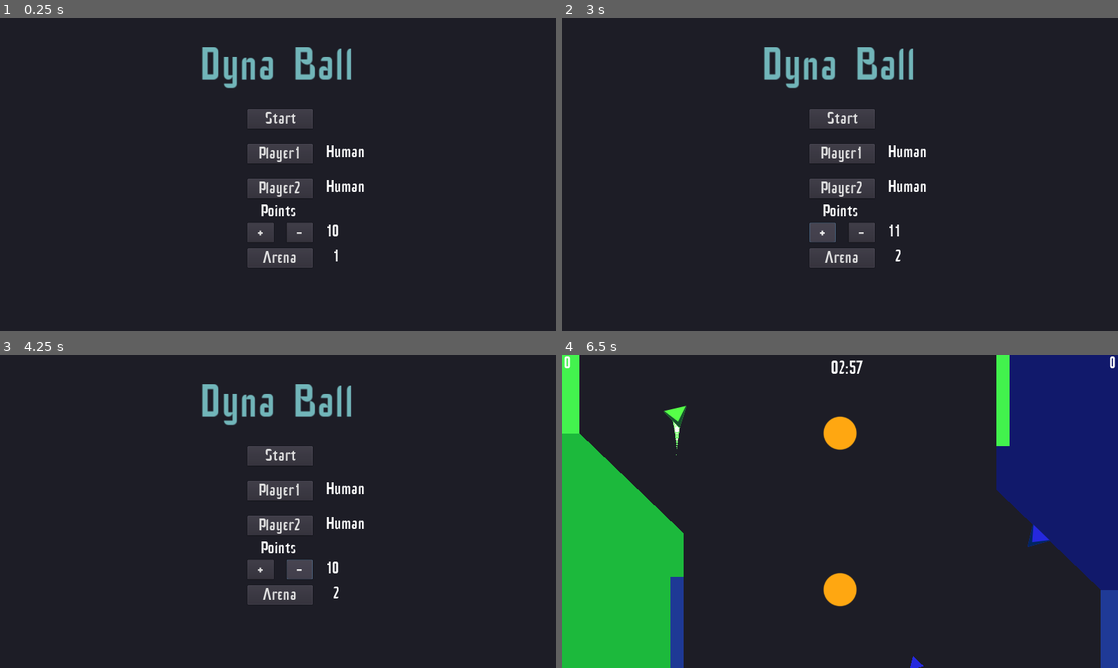
Above: before the commit, frames 1-4 (two rows, left to right).
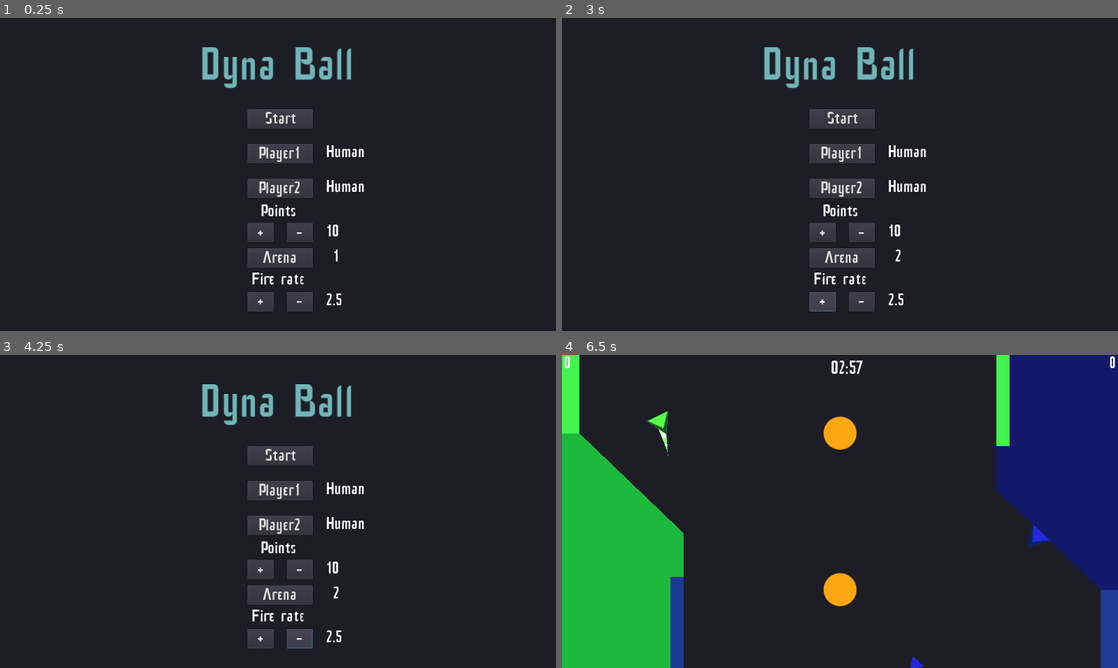
Above: after the commit, the same moments.

Repository: Skorpio-X/Bullet-Ball
Game: Godot game, scene res://start_menu.tscn
Two runs of this game, one before a commit and one after it. Both use one fixed random seed, a clock stepped at 60 frames per second and the inputs below.
Inputs:
- Up to frame 1 (0.25 s): no input
- Up to frame 2 (3 s): click "+" at 0.5 s; click "-" at 1.25 s; click "Arena" at 2 s; click "+" at 2.75 s
- Up to frame 3 (4.25 s): click "-" at 3.5 s
- Up to frame 4 (6.5 s): click "Start" at 4.25 s; tap Enter (restart) at 5 s; hold D (player1_right) 5.03-5.78 s; hold F (player1_shoot) 5.03-5.78 s; hold S (player1_back) from 5.78 s (still down); tap Ctrl (player2_shoot) at 5.85 s

The runs differ from the first frame. In frame 1, 0.8% of the frame differs, in the area x 44-62%, y 81-94%; in frame 2, 0.8%, in the area x 44-62%, y 65-94%; in frame 3, 0.8%; in frame 4, 0.4%.

Commit message:
Angular acceleration. Bots had wrong colors. Defense positions for map 2 and 3 added. Adjustable fire rate.

Diff:
--- a/Player.gd
+++ b/Player.gd
@@ -3,6 +3,7 @@
 
 var angle_speed = 3 #120
 var angle_change = 0
+var angle_acc = 0
 var vel_orig = Vector2(1, 0)
 var vel = Vector2(1, 0)
 var speed = 0
@@ -10,17 +11,17 @@
 var reset = false
 var start_pos = null
 var start_angle = null
-var shoot_timer = .5
-var shoot_time = 2.5  # Reset the timer to this value. Was 0.5.
+var shoot_timer = global.fire_rate
+var shoot_time = global.fire_rate  # Reset the timer to this value. Was 0.5, then 2.5.
 export(String) var move_forward = 'player1_forward'
 export(String) var move_back = 'player1_back'
 export(String) var move_left = 'player1_left'
 export(String) var move_right = 'player1_right'
 # Player 1 color: '57ff49', color_ready: 'ccffcc', color_reloading: '18532e'
-# Player 2 color: '2629df', color_ready: '00a5ff', color_reloading: '225d7d' 002662
+# Player 2 color: '2629df', color_ready: '00a5ff', color_reloading: '002662'
 export(String) var color = '57ff49'
-export(String) var color_ready = '00a5ff'
-export(String) var color_reloading = '002662'
+export(String) var color_ready = 'ccffcc'
+export(String) var color_reloading = '18532e'
 
 
 func _ready():
@@ -39,18 +40,20 @@
 	elif event.is_action_pressed(move_back):
 		speed = -max_speed
 	elif event.is_action_pressed(move_left):
-		angle_change = -angle_speed
+		angle_acc = -0.3
 	elif event.is_action_pressed(move_right):
-		angle_change = angle_speed
+		angle_acc = 0.3
 
 	elif event.is_action_released(move_forward):
 		speed = 0
 	elif event.is_action_released(move_back):
 		speed = 0
-	elif event.is_action_released(move_left):
+	elif event.is_action_released(move_left) and angle_acc < 0:
 		angle_change = 0
-	elif event.is_action_released(move_right):
+		angle_acc = 0
+	elif event.is_action_released(move_right) and angle_acc > 0:
 		angle_change = 0
+		angle_acc = 0
 
 
 func _physics_process(delta):
@@ -60,6 +63,11 @@
 	else:
 		$Polygon2D2.color = color_reloading
 
+	angle_change += angle_acc
+	if angle_change < -3:
+		angle_change = -3
+	elif angle_change > 3:
+		angle_change = 3
 	if angle_change != 0:
 		angular_velocity = angle_change #* delta # See if this works correctly without delta
 	else:
--- a/Player.tscn
+++ b/Player.tscn
@@ -93,7 +93,7 @@
 move_back = "player1_back"
 move_left = "player1_left"
 move_right = "player1_right"
-color = "57ff49"
+color = "2629df"
 color_ready = "00a5ff"
 color_reloading = "002662"
 
--- a/game_scene.gd
+++ b/game_scene.gd
@@ -27,7 +27,7 @@
 
 func _ready():
 	set_process(true)
-	map.name = 'map'
+	map.name = 'map'  # Change the name to access the node with $ later.
 	add_child(map, true)
 	move_child($map, 0)
 	# Connect the goals.
@@ -44,6 +44,8 @@
 		$player2.connect('fire', self, '_on_player2_fire')
 		$player2.goal = $map/goal1
 		$player2.defense_pos = $map/defense_pos_2.position
+		$player2.color_ready = '00a5ff'
+		$player2.color_reloading = '002662'
 	restart()
 
 
--- a/game_scene.tscn
+++ b/game_scene.tscn
@@ -109,6 +109,7 @@
 collision_mask = 3
 script = ExtResource( 3 )
 _sections_unfolded = [ "Collision", "Transform" ]
+color = "57ff49"
 color_ready = "ccffcc"
 color_reloading = "18532e"
 
@@ -123,7 +124,6 @@
 move_back = "player2_back"
 move_left = "player2_left"
 move_right = "player2_right"
-color = "2629df"
 
 [node name="points1" type="Label" parent="." index="5"]
 
--- a/global.gd
+++ b/global.gd
@@ -6,6 +6,7 @@
 var player2 = 'Human'
 var max_points = 10
 var arena = 0
+var fire_rate = 2.5
 
 
 func _ready():
--- a/map1.tscn
+++ b/map1.tscn
@@ -5,7 +5,7 @@
 [ext_resource path="res://ball_spawn1.tscn" type="PackedScene" id=3]
 [ext_resource path="res://ball_spawn2.tscn" type="PackedScene" id=4]
 
-[node name="map1" type="Node2D"]
+[node name="map1" type="Node2D" index="0"]
 
 [node name="goal1" parent="." index="0" instance=ExtResource( 1 )]
 
--- a/map2.tscn
+++ b/map2.tscn
@@ -147,7 +147,7 @@
 
 [node name="Polygon2D2" type="Polygon2D" parent="goal2" index="3"]
 
-position = Vector2( -84.0001, -1.52588e-05 )
+position = Vector2( -84.0001, -1.52588e-005 )
 scale = Vector2( 1.3, 1 )
 polygon = PoolVector2Array( 0, 180, 95.3846, 180, 280, 410, 280, 510, 256.923, 510, 256.923, 860, 0.00012207, 860 )
 uv = PoolVector2Array(  )
@@ -191,3 +191,13 @@
 texture_rotation_degrees = 0.0
 invert_enable = false
 invert_border = 100.0
+
+[node name="defense_pos_1" type="Position2D" parent="." index="4"]
+
+position = Vector2( 480, 120 )
+_sections_unfolded = [ "Transform" ]
+
+[node name="defense_pos_2" type="Position2D" parent="." index="5"]
+
+position = Vector2( 800, 600 )
+_sections_unfolded = [ "Transform" ]
--- a/map3.tscn
+++ b/map3.tscn
@@ -184,3 +184,13 @@
 
 build_mode = 0
 polygon = PoolVector2Array( 20.0001, 500, 0.00012207, 500, 0.00012207, 220, 20.0001, 220, 90.0001, 260, 90.0001, 460 )
+
+[node name="defense_pos_1" type="Position2D" parent="." index="4"]
+
+position = Vector2( 260, 360 )
+_sections_unfolded = [ "Transform" ]
+
+[node name="defense_pos_2" type="Position2D" parent="." index="5"]
+
+position = Vector2( 1020, 360 )
+_sections_unfolded = [ "Transform" ]
--- a/start_menu.gd
+++ b/start_menu.gd
@@ -1,11 +1,29 @@
 extends Control
 
 
+var fire_rate_button_down = false
+var fire_rate_button_up = false
+var frame = 0
+
 func _ready():
+	set_process(true)
 	$Player1Button/Label.text = global.player1
 	$Player2Button/Label.text = global.player2
 	$LabelMaxPoints.text = str(global.max_points)
 	$Arena.text = str(global.arena+1)
+	$LabelFireRate2.text = str(global.fire_rate)
+
+
+func _process(delta):
+	frame += 1
+	frame %= 5
+	if fire_rate_button_down and frame == 0:
+		global.fire_rate -= .05
+		$LabelFireRate2.text = str(global.fire_rate)
+	elif fire_rate_button_up and frame == 0:
+		global.fire_rate += .05
+		$LabelFireRate2.text = str(global.fire_rate)
+
 
 func _on_change_scene_pressed():
 	get_node("/root/global").goto_scene("res://game_scene.tscn")
@@ -50,3 +68,25 @@
 	global.arena += 1
 	global.arena %= 3  # Should be len arenas.
 	$Arena.text = str(global.arena+1)
+
+
+func _on_Button2_button_down():
+#	global.fire_rate += .1
+	frame = 0
+	$LabelFireRate2.text = str(global.fire_rate)
+	fire_rate_button_up = true
+
+
+func _on_Button2_fire_rate_button_down():
+#	global.fire_rate -= .1
+	frame = 0
+	$LabelFireRate2.text = str(global.fire_rate)
+	fire_rate_button_down = true
+
+
+func _on_Button_fire_rate_button_up():
+	fire_rate_button_up = false
+
+
+func _on_Button_fire_rate_button_down():
+	fire_rate_button_down = false
--- a/start_menu.tscn
+++ b/start_menu.tscn
@@ -223,7 +223,61 @@
 align = 1
 _sections_unfolded = [ "custom_fonts" ]
 
-[node name="LabelMaxPoints" type="Label" parent="." index="6"]
+[node name="Button+2" type="Button" parent="." index="6"]
+
+anchor_left = 0.0
+anchor_top = 0.0
+anchor_right = 0.0
+anchor_bottom = 0.0
+margin_left = 570.0
+margin_top = 630.0
+margin_right = 630.0
+margin_bottom = 675.0
+rect_pivot_offset = Vector2( 0, 0 )
+rect_clip_content = false
+focus_mode = 2
+mouse_filter = 0
+mouse_default_cursor_shape = 0
+size_flags_horizontal = 1
+size_flags_vertical = 1
+custom_fonts/font = ExtResource( 3 )
+toggle_mode = false
+enabled_focus_mode = 2
+shortcut = null
+group = null
+text = "+"
+flat = false
+align = 1
+_sections_unfolded = [ "custom_fonts" ]
+
+[node name="Button-2" type="Button" parent="." index="7"]
+
+anchor_left = 0.0
+anchor_top = 0.0
+anchor_right = 0.0
+anchor_bottom = 0.0
+margin_left = 660.0
+margin_top = 630.0
+margin_right = 720.0
+margin_bottom = 675.0
+rect_pivot_offset = Vector2( 0, 0 )
+rect_clip_content = false
+focus_mode = 2
+mouse_filter = 0
+mouse_default_cursor_shape = 0
+size_flags_horizontal = 1
+size_flags_vertical = 1
+custom_fonts/font = ExtResource( 3 )
+toggle_mode = false
+enabled_focus_mode = 2
+shortcut = null
+group = null
+text = "-"
+flat = false
+align = 1
+_sections_unfolded = [ "custom_fonts" ]
+
+[node name="LabelMaxPoints" type="Label" parent="." index="8"]
 
 anchor_left = 0.0
 anchor_top = 0.0
@@ -246,7 +300,7 @@
 max_lines_visible = -1
 _sections_unfolded = [ "Rect" ]
 
-[node name="LabelPoints" type="Label" parent="." index="7"]
+[node name="LabelPoints" type="Label" parent="." index="9"]
 
 anchor_left = 0.0
 anchor_top = 0.0
@@ -269,7 +323,7 @@
 max_lines_visible = -1
 _sections_unfolded = [ "Rect" ]
 
-[node name="ButtonArena" type="Button" parent="." index="8"]
+[node name="ButtonArena" type="Button" parent="." index="10"]
 
 anchor_left = 0.0
 anchor_top = 0.0
@@ -296,7 +350,7 @@
 align = 1
 _sections_unfolded = [ "custom_fonts" ]
 
-[node name="Arena" type="Label" parent="." index="9"]
+[node name="Arena" type="Label" parent="." index="11"]
 
 anchor_left = 0.0
 anchor_top = 0.0
@@ -318,6 +372,52 @@
 lines_skipped = 0
 max_lines_visible = -1
 
+[node name="LabelFireRate" type="Label" parent="." index="12"]
+
+anchor_left = 0.0
+anchor_top = 0.0
+anchor_right = 0.0
+anchor_bottom = 0.0
+margin_left = 580.0
+margin_top = 582.0
+margin_right = 706.0
+margin_bottom = 621.0
+rect_pivot_offset = Vector2( 60, 20 )
+rect_clip_content = false
+mouse_filter = 2
+mouse_default_cursor_shape = 0
+size_flags_horizontal = 1
+size_flags_vertical = 4
+custom_fonts/font = ExtResource( 3 )
+text = "Fire rate"
+percent_visible = 1.0
+lines_skipped = 0
+max_lines_visible = -1
+_sections_unfolded = [ "custom_fonts" ]
+
+[node name="LabelFireRate2" type="Label" parent="." index="13"]
+
+anchor_left = 0.0
+anchor_top = 0.0
+anchor_right = 0.0
+anchor_bottom = 0.0
+margin_left = 750.0
+margin_top = 630.0
+margin_right = 790.0
+margin_bottom = 669.0
+rect_pivot_offset = Vector2( 0, 0 )
+rect_clip_content = false
+mouse_filter = 2
+mouse_default_cursor_shape = 0
+size_flags_horizontal = 1
+size_flags_vertical = 4
+custom_fonts/font = ExtResource( 3 )
+text = "2.5"
+percent_visible = 1.0
+lines_skipped = 0
+max_lines_visible = -1
+_sections_unfolded = [ "custom_fonts" ]
+
 [connection signal="pressed" from="StartButton" to="." method="_on_change_scene_pressed"]
 
 [connection signal="pressed" from="Player1Button" to="." method="_on_Player1Button_pressed"]
@@ -328,4 +428,12 @@
 
 [connection signal="pressed" from="Button-" to="." method="_on_ButtonDown_pressed"]
 
+[connection signal="button_down" from="Button+2" to="." method="_on_Button2_button_down"]
+
+[connection signal="button_up" from="Button+2" to="." method="_on_Button_fire_rate_button_up"]
+
+[connection signal="button_down" from="Button-2" to="." method="_on_Button2_fire_rate_button_down"]
+
+[connection signal="button_up" from="Button-2" to="." method="_on_Button_fire_rate_button_down"]
+
 [connection signal="pressed" from="ButtonArena" to="." method="_on_ButtonArena_pressed"]
Not shown, changed: ball.png.import
Not shown, changed: explosion8.wav.import
Not shown, changed: goal.wav.import
Not shown, changed: laser18B.wav.import
Not shown, changed: shoot.wav.import
Not shown, changed: shoot2.wav.import
